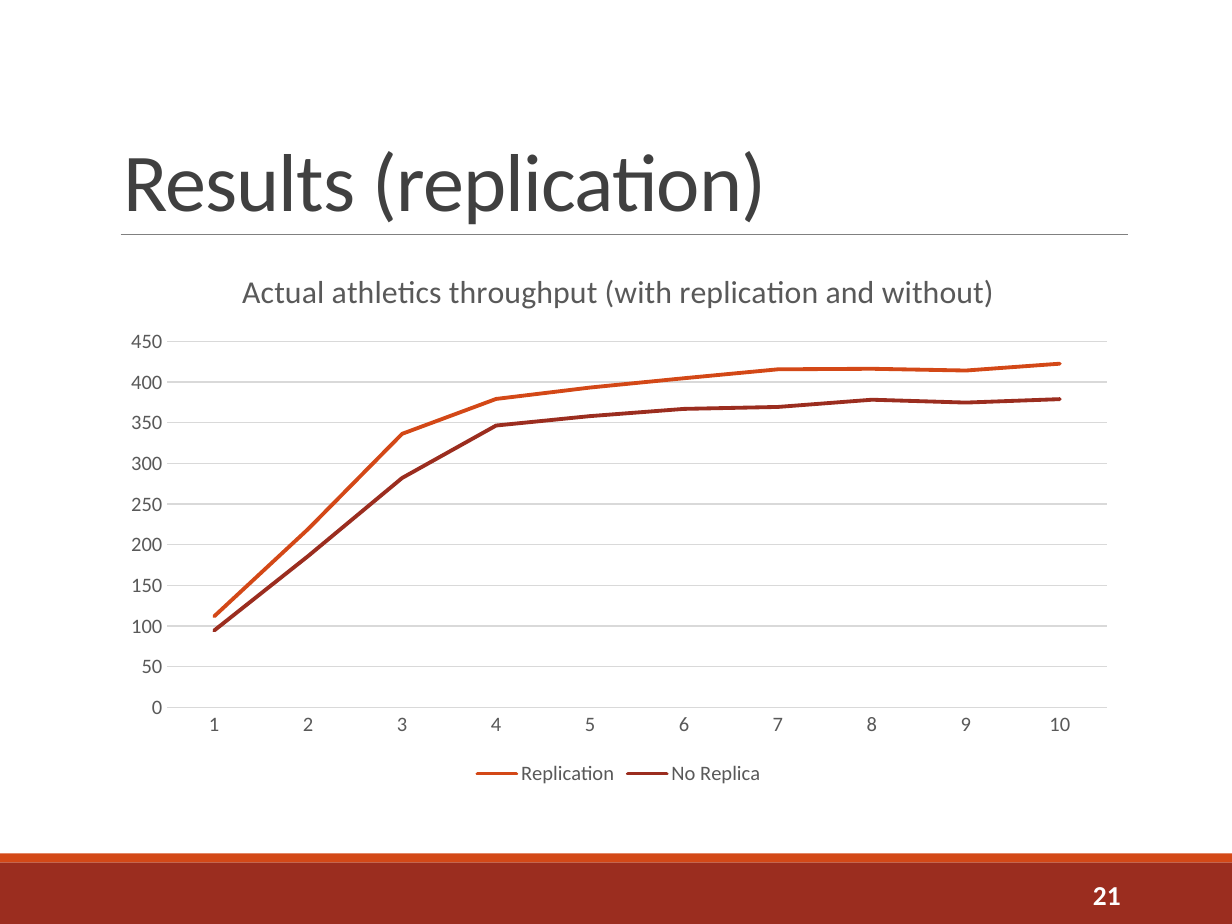
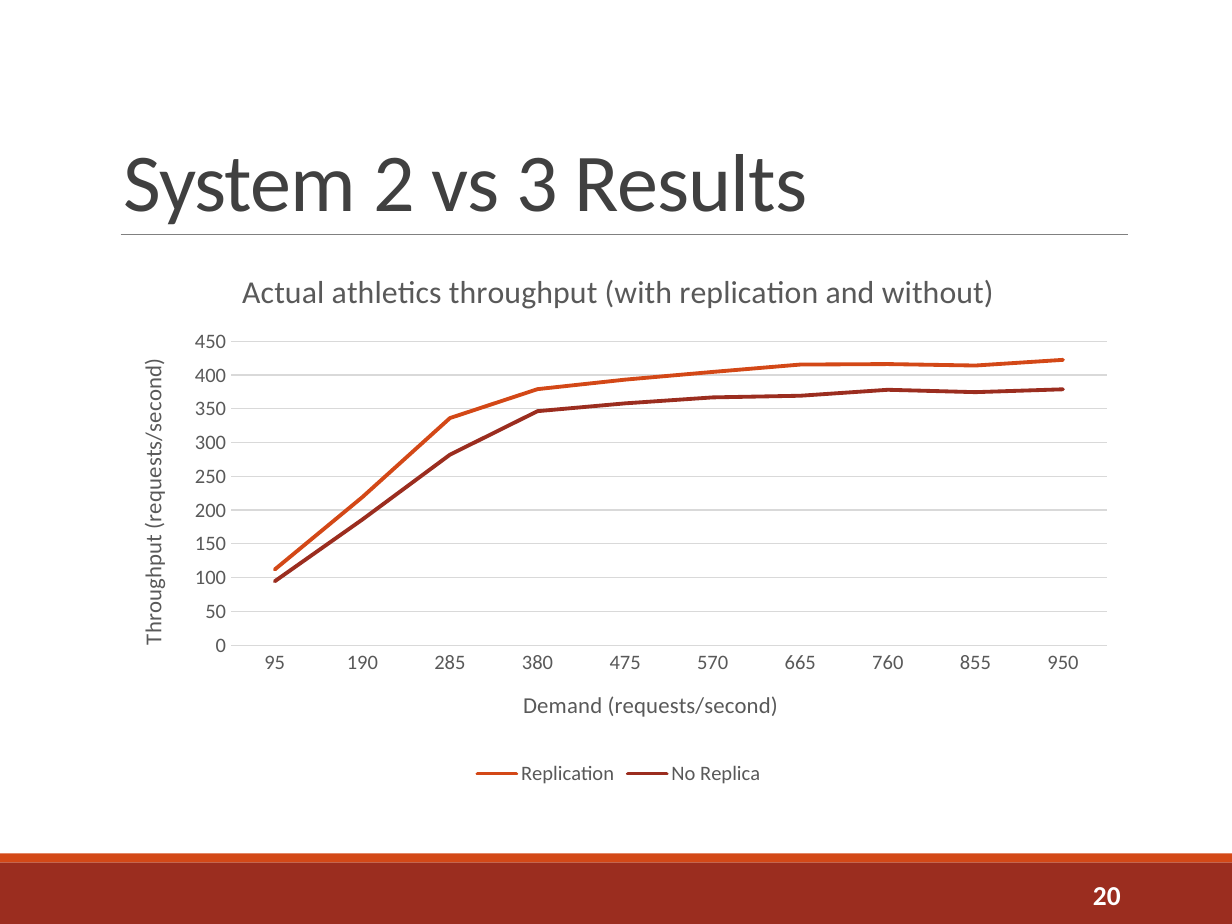
Before and after one commit to sshephard2/skewed-modelling, a slide deck: slide 20 of Presentation/Shephard_8199.pptx (slide 21 before the commit). Drawn at 1232x924 pixels with LibreOffice and Linux fonts; fonts in the diff are those of the drawing. Boxes give left, top, right and bottom in pixels: in the first picture for what was removed or moved away, otherwise in the second. Text is boxed around its words. In the diff, an @@ line names an element or a change of style, - is before the commit and + after.

```diff
--- a/Presentation/Shephard_8199.pptx
+++ b/Presentation/Shephard_8199.pptx
@@ title at bbox=[123, 154, 807, 225]: text changed @@
-Results (replication)
+System 2 vs 3 Results
@@ line chart at bbox=[111, 249, 1127, 791] @@
-categories: 1, 2, 3, 4, 5, 6, 7, 8, 9, 10
+categories: 95, 190, 285, 380, 475, 570, 665, 760, 855, 950
@@ category axis title "" to "Demand (requests/second) " @@
@@ value axis title "" to "Throughput (requests/second) " @@
@@ page number at bbox=[1093, 887, 1121, 905]: text changed @@
-21
+20
```
Also in this commit, not shown: 11 other slides changed, 1 slide added, 1 slide removed.
